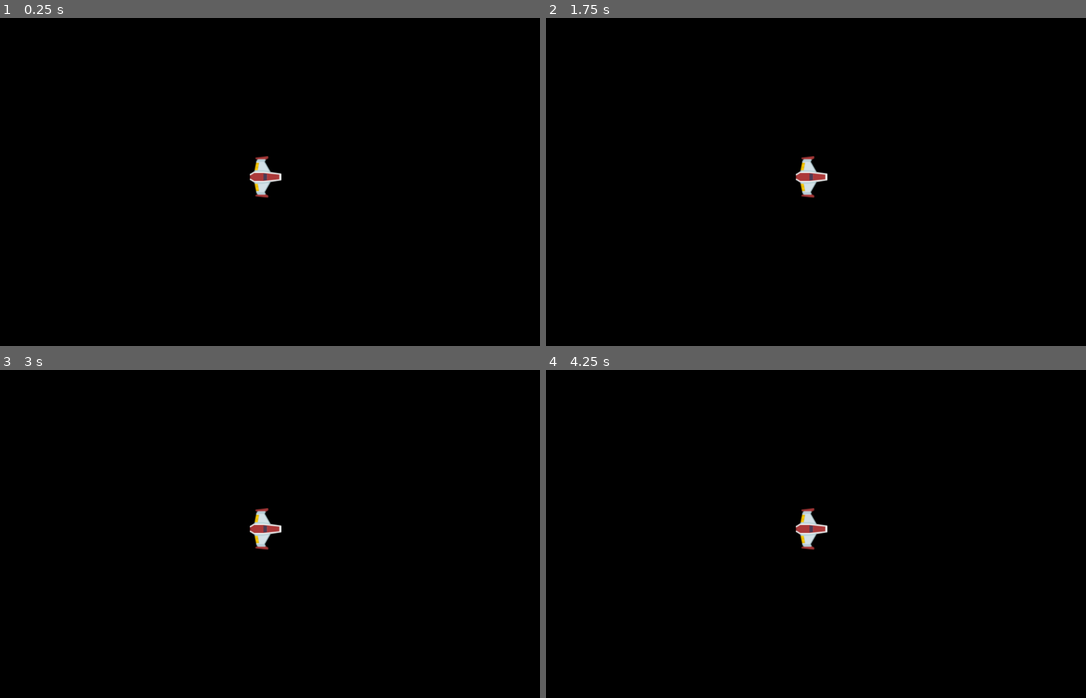
Above: before the commit, frames 1-4 (two rows, left to right).
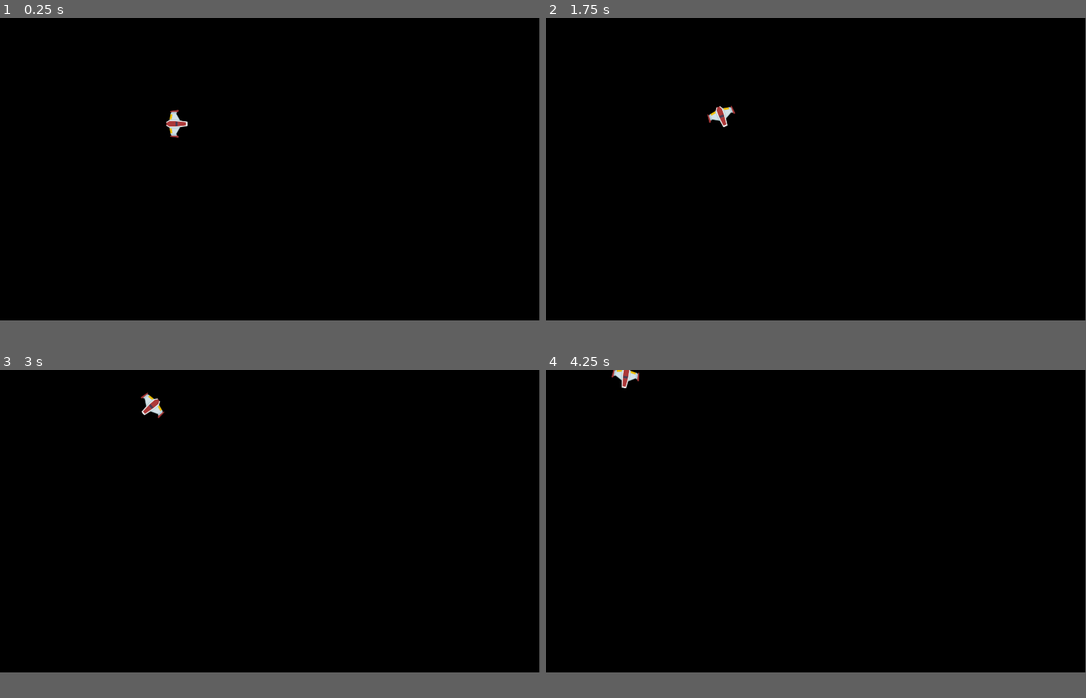
Above: after the commit, the same moments.

Repository: mandah0628/CMPT306_A2
Game: Godot game, scene res://main.tscn
The game is run twice, just before and just after one commit, with the same random seed, the same clock (stepped at 60 frames per second) and the same inputs.
Inputs:
- Up to frame 1 (0.25 s): no input
- Up to frame 2 (1.75 s): tap Enter at 0.5 s; hold Right (strafe_right, bound only after the commit) 0.53-1.28 s; hold Down (move_backward, bound only after the commit) from 1.28 s (still down)
- Up to frame 3 (3 s): release Down (move_backward, bound only after the commit) at 2.03 s; hold Right (strafe_right, bound only after the commit) 2.03-2.78 s; hold Up (move_forward, bound only after the commit) from 2.78 s (still down)
- Up to frame 4 (4.25 s): release Up (move_forward, bound only after the commit) at 3.53 s; hold Left (ui_left) from 3.53 s (still down)
In our replay, the window is 800x487 before the commit and 799x449 after it. These sizes can differ from the game's own. Grey fills any space a smaller window leaves; there, only what the larger window draws over its background counts as a difference.

The runs differ from the first frame. In frame 1, 0.6% of the frame differs, in the area x 30-53%, y 27-55%; in frame 2, 0.6%; in frame 3, 0.6%, in the area x 26-53%, y 6-55%; in frame 4, 0.6%.

Commit message:
added script for moving backward and forward. max speed is limited

Diff:
--- a/Character/Player/player.gd
+++ b/Character/Player/player.gd
@@ -1,10 +1,32 @@
 extends CharacterBody2D
 
-var rotation_speed = 200.0
+var rotation_speed = 10.0
+var max_speed = 500.0
+var acceleration = 275.0
+var ship_velocity = Vector2.ZERO
 
-func _movementProcess(delta):
-	if Input.is_action_pressed("ui_left"):
+func _process(delta):
+	#Controls for turning left
+	if Input.is_action_pressed("strafe_left"):
 		rotation-=rotation_speed*delta
 
-	if Input.is_action_pressed(delta):
+	#Controls for turning right
+	if Input.is_action_pressed("strafe_right"):
 		rotation+=rotation_speed*delta
+
+	#Controls for moving forward
+	if Input.is_action_pressed("move_forward"):
+		var direction = Vector2(cos(rotation), sin(rotation))
+		ship_velocity += direction * acceleration * delta
+
+	#Controls for moving backward
+	if Input.is_action_pressed("move_backward"):
+		var direction = Vector2(cos(rotation), sin(rotation))
+		ship_velocity -= direction * acceleration * delta
+
+	#Limits the max speed
+	if ship_velocity.length() > max_speed:
+		ship_velocity = ship_velocity.normalized() * max_speed
+
+	#Changes the ship position
+	position += ship_velocity * delta
--- a/project.godot
+++ b/project.godot
@@ -17,8 +17,36 @@
 
 [display]
 
-window/size/viewport_width=1280
-window/size/viewport_height=780
+window/size/viewport_width=1920
+window/size/viewport_height=1080
+
+[input]
+
+strafe_left={
+"deadzone": 0.5,
+"events": [Object(InputEventKey,"resource_local_to_scene":false,"resource_name":"","device":-1,"window_id":0,"alt_pressed":false,"shift_pressed":false,"ctrl_pressed":false,"meta_pressed":false,"pressed":false,"keycode":0,"physical_keycode":4194319,"key_label":0,"unicode":0,"location":0,"echo":false,"script":null)
+]
+}
+strafe_right={
+"deadzone": 0.5,
+"events": [Object(InputEventKey,"resource_local_to_scene":false,"resource_name":"","device":-1,"window_id":0,"alt_pressed":false,"shift_pressed":false,"ctrl_pressed":false,"meta_pressed":false,"pressed":false,"keycode":0,"physical_keycode":4194321,"key_label":0,"unicode":0,"location":0,"echo":false,"script":null)
+]
+}
+fire={
+"deadzone": 0.5,
+"events": [Object(InputEventKey,"resource_local_to_scene":false,"resource_name":"","device":-1,"window_id":0,"alt_pressed":false,"shift_pressed":false,"ctrl_pressed":false,"meta_pressed":false,"pressed":false,"keycode":0,"physical_keycode":32,"key_label":0,"unicode":32,"location":0,"echo":false,"script":null)
+]
+}
+move_forward={
+"deadzone": 0.5,
+"events": [Object(InputEventKey,"resource_local_to_scene":false,"resource_name":"","device":-1,"window_id":0,"alt_pressed":false,"shift_pressed":false,"ctrl_pressed":false,"meta_pressed":false,"pressed":false,"keycode":0,"physical_keycode":4194320,"key_label":0,"unicode":0,"location":0,"echo":false,"script":null)
+]
+}
+move_backward={
+"deadzone": 0.5,
+"events": [Object(InputEventKey,"resource_local_to_scene":false,"resource_name":"","device":-1,"window_id":0,"alt_pressed":false,"shift_pressed":false,"ctrl_pressed":false,"meta_pressed":false,"pressed":false,"keycode":0,"physical_keycode":4194322,"key_label":0,"unicode":0,"location":0,"echo":false,"script":null)
+]
+}
 
 [rendering]
 
